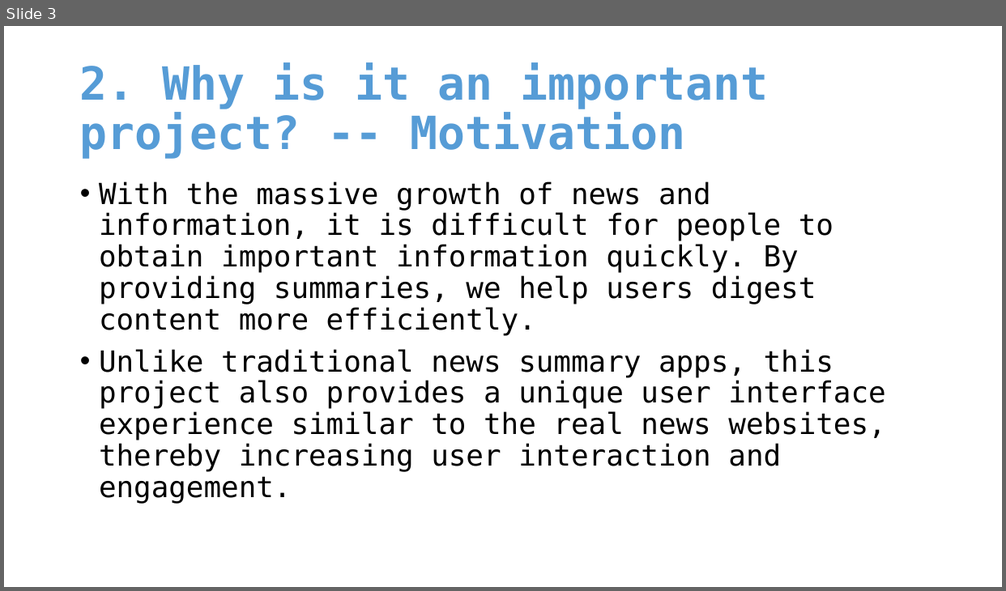
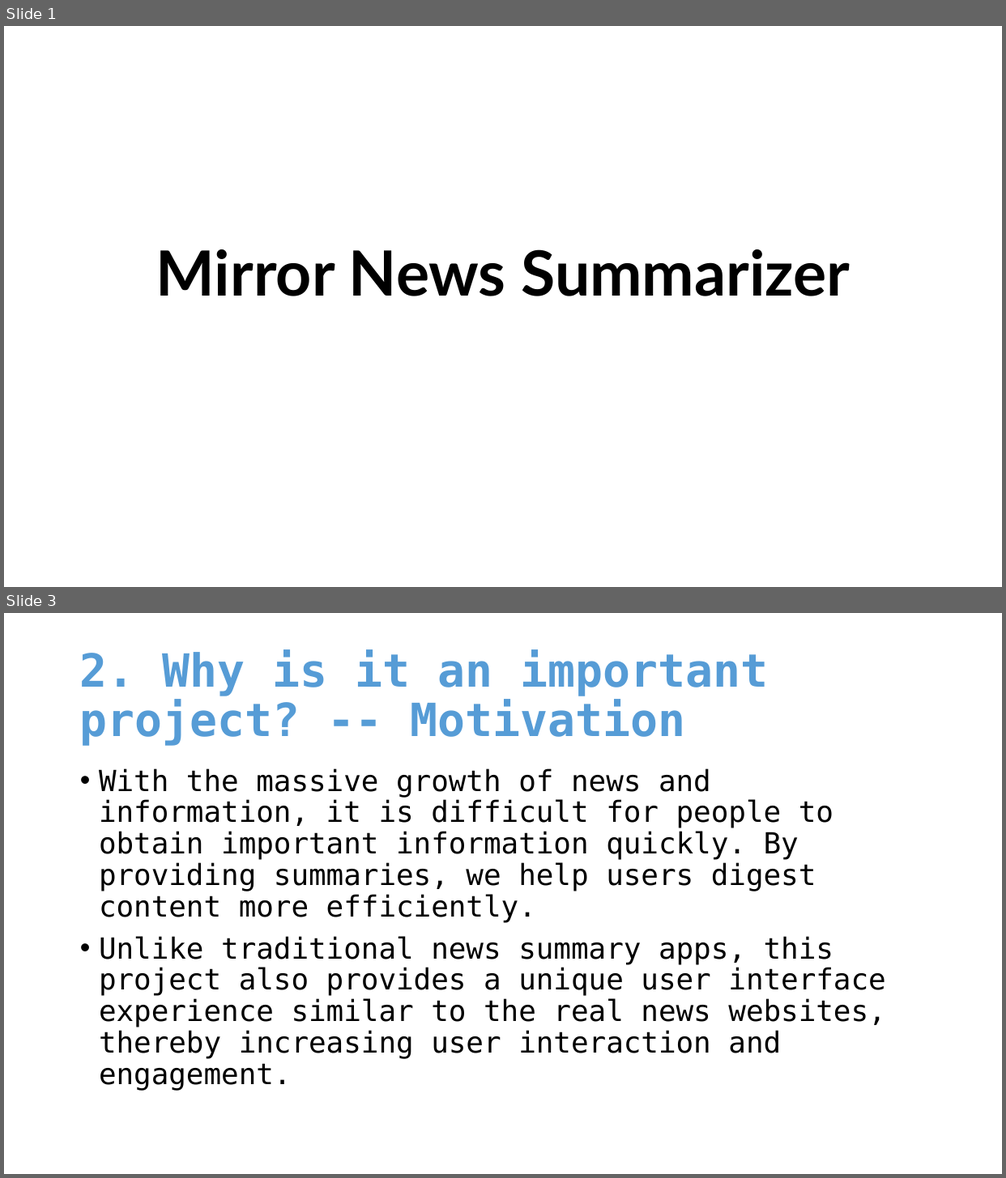
Before and after one commit to VergilOP/Note, a slide deck: University/3rd/Project/Proposal.pptx. Shown one above the other, each under a label of ours: slide 3 before the commit, slides 1 and 3 after it; the slides between them are not shown. The pictures are 1006x591 and 1006x1178 pixels, drawn with LibreOffice and Linux fonts; fonts in the diff are those of the drawing. Boxes give left, top, right and bottom in pixels: in the first picture for what was removed or moved away, otherwise in the second. Text is boxed around its words. In the diff, an @@ line names an element or a change of style, - is before the commit and + after.

```diff
--- a/University/3rd/Project/Proposal.pptx
+++ b/University/3rd/Project/Proposal.pptx
@@ slide 1 added at (x1=4, y1=26, x2=1002, y2=587), background #FFFFFF @@
@@ title added at (x1=156, y1=250, x2=850, y2=297), 60 pt, text #000000, bold @@
+Mirror News Summarizer
```
Also in this commit, not shown: 4 slides changed, 5 other slides added, 1 slide removed, 8 other files.
